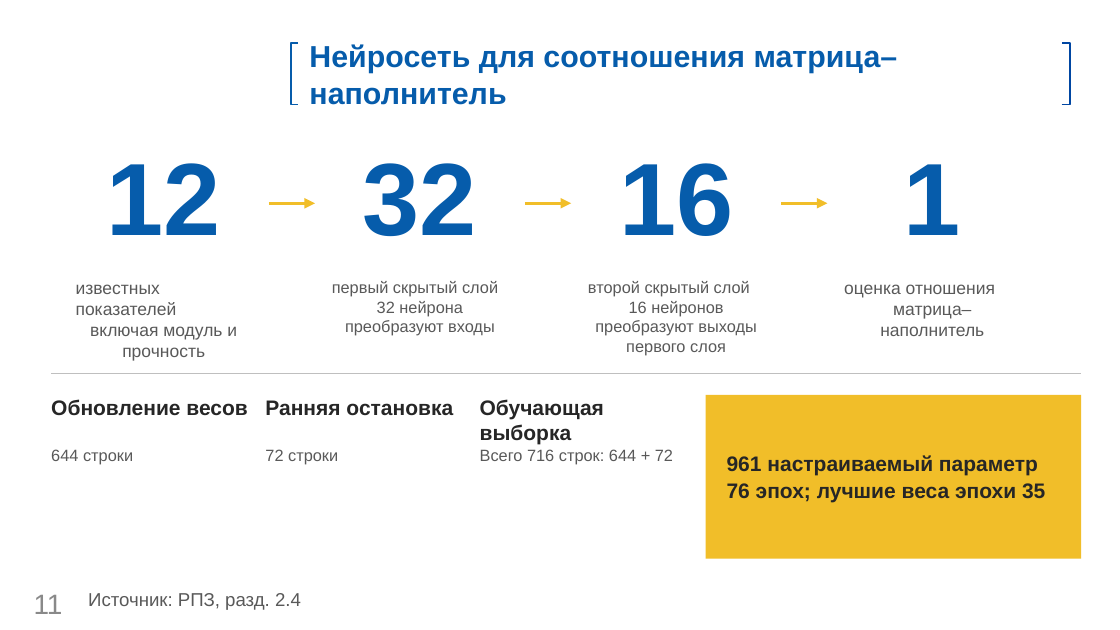
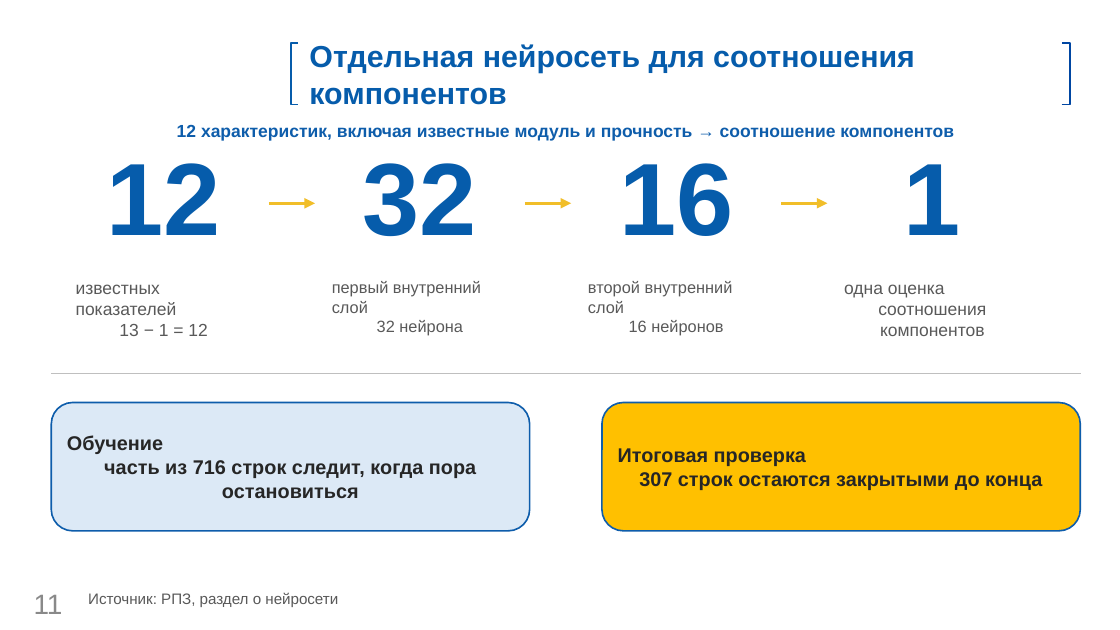
Before and after one commit to fpvcstep/composites-property-prediction, a slide deck: slide 11 of presentation/Презентация.pptx. Drawn at 1120x630 pixels with LibreOffice and Linux fonts; fonts in the diff are those of the drawing; background and template pictures are left out. Boxes give left, top, right and bottom in pixels: in the first picture for what was removed or moved away, otherwise in the second. Text is boxed around its words. In the diff, an @@ line names an element or a change of style, - is before the commit and + after.

```diff
--- a/presentation/Презентация.pptx
+++ b/presentation/Презентация.pptx
@@ text in rectangle at <box>309,44,915,105</box>: text changed @@
-Нейросеть для соотношения матрица–наполнитель
+Отдельная нейросеть для соотношения компонентов
@@ text added at <box>177,125,954,141</box>, 15 pt, text #0E5DAB, bold @@
+12 характеристик, включая известные модуль и прочность → соотношение компонентов
@@ text at <box>76,284,207,336</box>: text changed @@
-известных показателей
-включая модуль и прочность
+известных показателей
+13 − 1 = 12
@@ text at <box>332,281,481,336</box>: text changed @@
-первый скрытый слой
-32 нейрона преобразуют входы
+первый внутренний слой
+32 нейрона
@@ text at <box>588,281,733,336</box>: text changed @@
-второй скрытый слой
-16 нейронов преобразуют выходы первого слоя
+второй внутренний слой
+16 нейронов
@@ text at <box>844,284,986,336</box>: text changed @@
-оценка отношения
-матрица–наполнитель
+одна оценка
+соотношения компонентов
@@ text removed at <box>51,399,247,415</box> @@
-Обновление весов
@@ rounded rectangle added at <box>51,402,529,531</box>, fill #DCE9F6, outline #0E5DAB 1.4 pt, 17 pt, text #262626, bold @@
+Обучение
+часть из 716 строк следит, когда пора остановиться
@@ text removed at <box>265,400,453,415</box> @@
-Ранняя остановка
@@ text removed at <box>480,399,604,445</box> @@
-Обучающая выборка
@@ rounded rectangle added at <box>602,402,1081,531</box>, fill #FFC000, outline #0E5DAB 1.4 pt, 17 pt, text #262626, bold @@
+Итоговая проверка
+307 строк остаются закрытыми до конца
@@ rectangle removed at <box>706,395,1081,559</box> @@
@@ text removed at <box>51,449,133,465</box> @@
-644 строки
@@ text removed at <box>265,449,338,465</box> @@
-72 строки
@@ text removed at <box>480,449,673,465</box> @@
-Всего 716 строк: 644 + 72
@@ text removed at <box>727,455,1045,502</box> @@
-961 настраиваемый параметр
-76 эпох; лучшие веса эпохи 35
@@ text at <box>88,592,338,607</box>: text changed; size 16 to 13 pt @@
-Источник: РПЗ, разд. 2.4
+Источник: РПЗ, раздел о нейросети
```
Also in this commit, not shown: 10 other slides changed, 3 slides added, 3 slides removed, 4 other files.
